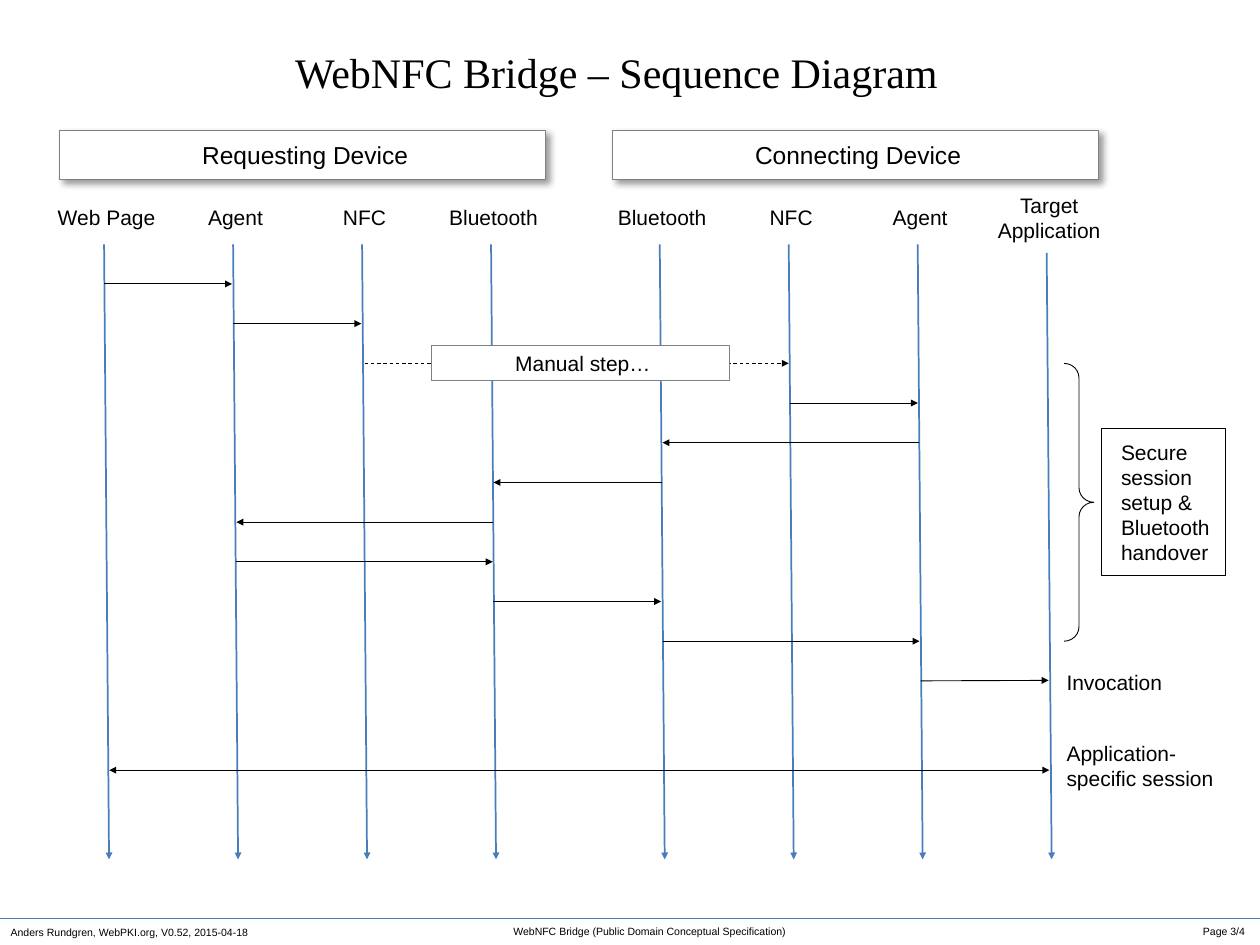
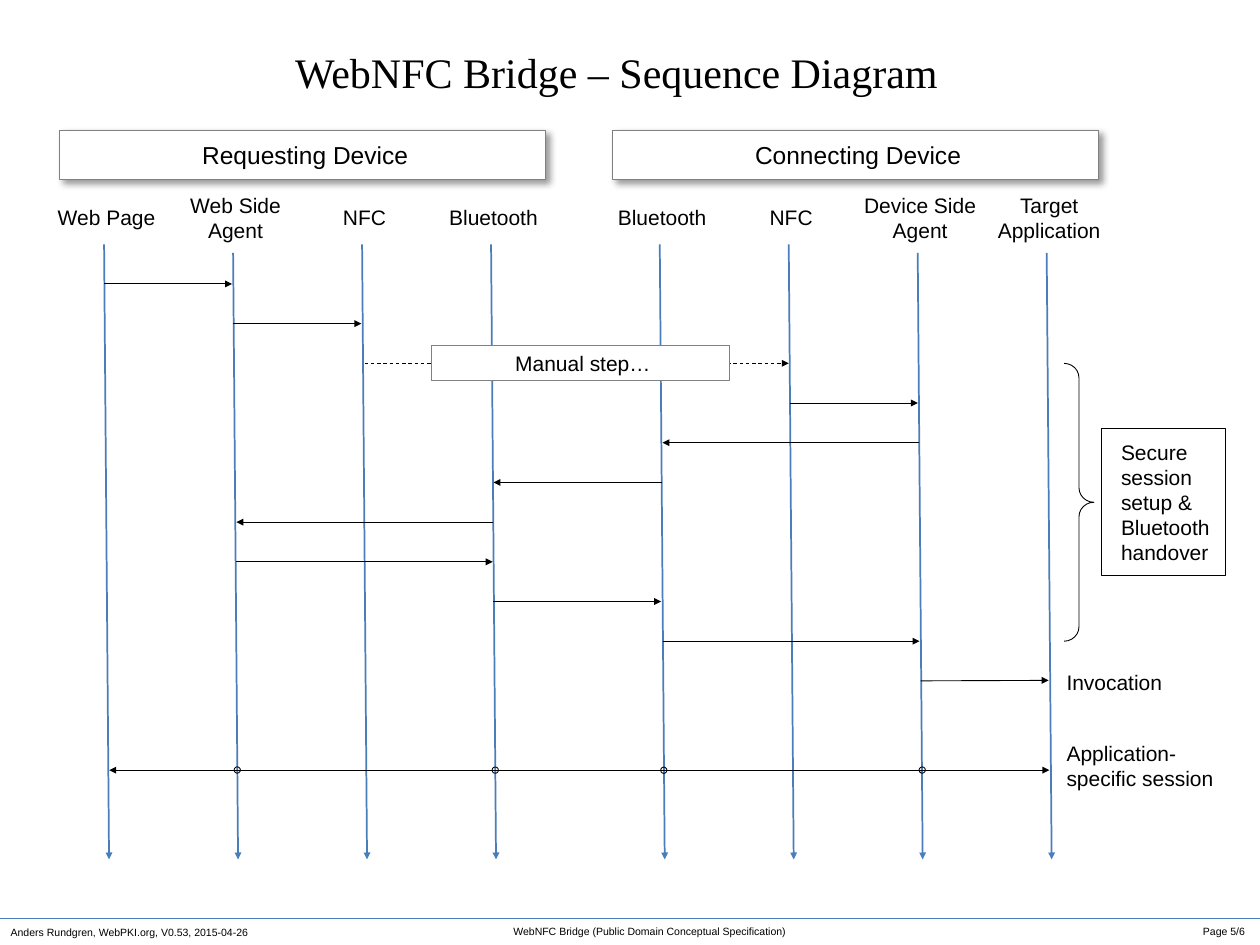
Before and after one commit to cyberphone/openkeystore.old, a slide deck: slide 5 of resources/docs/webnfc--web2device-bridge.pptx (slide 3 before the commit). Drawn at 1260x945 pixels with LibreOffice and Linux fonts; fonts in the diff are those of the drawing. Boxes give left, top, right and bottom in pixels: in the first picture for what was removed or moved away, otherwise in the second. Text is boxed around its words. In the diff, an @@ line names an element or a change of style, - is before the commit and + after.

```diff
--- a/resources/docs/webnfc--web2device-bridge.pptx
+++ b/resources/docs/webnfc--web2device-bridge.pptx
@@ text at <box>190,197,281,242</box>: text changed @@
-Agent
+Web Side Agent
@@ text at <box>864,197,976,242</box>: text changed @@
-Agent
+Device Side
+Agent
@@ arrow moved from (233, 244) - (238, 859) to (233, 253) - (238, 859) @@
@@ arrow moved from (917, 244) - (922, 859) to (917, 253) - (922, 859) @@
@@ ellipse added at <box>234,767,241,774</box>, outline #000000 0.5 pt @@
@@ ellipse added at <box>493,767,499,774</box>, outline #000000 0.5 pt @@
@@ ellipse added at <box>660,767,667,774</box>, outline #000000 0.5 pt @@
@@ ellipse added at <box>919,767,925,774</box>, outline #000000 0.5 pt @@
@@ text at <box>11,928,248,938</box>: text changed @@
-Anders Rundgren, WebPKI.org, V0.52, 2015-04-18
+Anders Rundgren, WebPKI.org, V0.53, 2015-04-26
@@ page number at <box>1203,927,1245,937</box>: text changed @@
-Page 3/4
+Page 5/6
```
Also in this commit, not shown: 3 other slides changed, 2 slides added, 1 other file.
